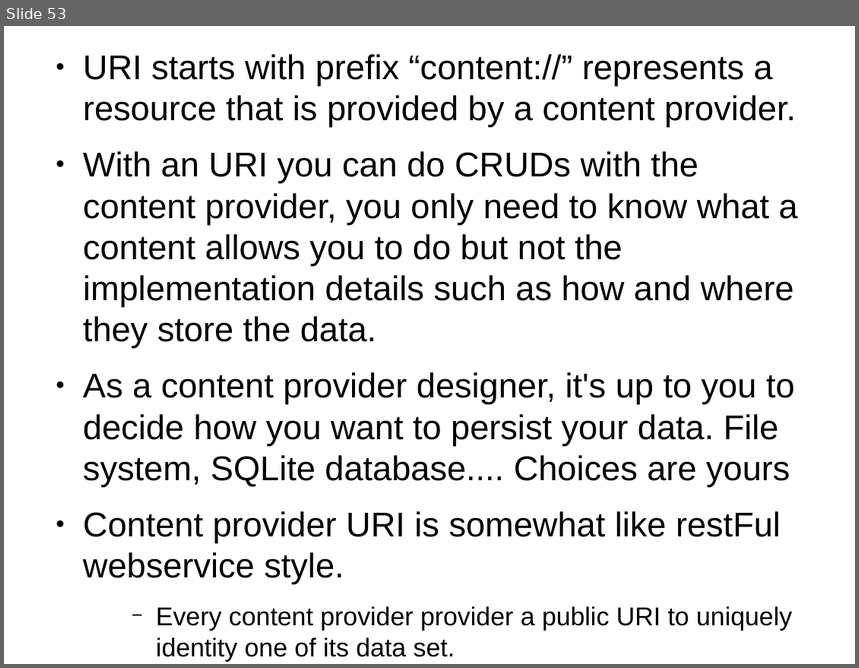
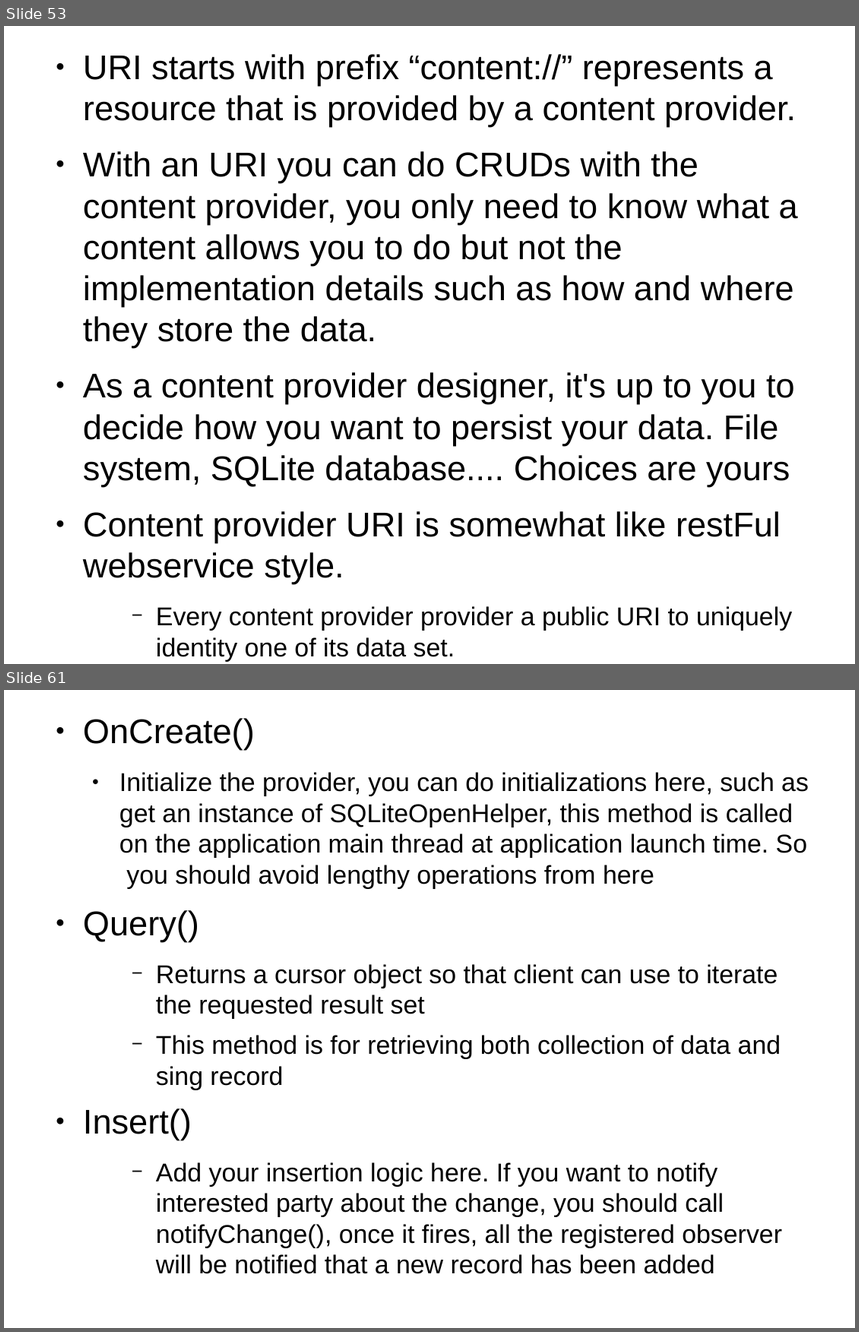
Before and after one commit to thegreatdao/testa, a slide deck: assets/android2.odp. Shown one above the other, each under a label of ours: slide 53 before the commit, slides 53 and 61 after it; the slides between them are not shown. The pictures are 859x668 and 859x1332 pixels, drawn with LibreOffice and Linux fonts; fonts in the diff are those of the drawing. Boxes give left, top, right and bottom in pixels: in the first picture for what was removed or moved away, otherwise in the second. Text is boxed around its words. In the diff, an @@ line names an element or a change of style, - is before the commit and + after.

Commit message:
added content provider description need to add example

```diff
--- a/assets/android2.odp
+++ b/assets/android2.odp
@@ slide 61 added at [4, 690, 855, 1328], background #FFFFFF @@
@@ text added at [83, 718, 809, 1274], 24 pt, text #000000 @@
+● OnCreate()
+  ● Initialize the provider, you can do initializations here, such as get an instance of SQLiteOpenHelper, this method is called on the application main thread at application launch time. So you should avoid lengthy operations from here
+● Query()
+    − Returns a cursor object so that client can use to iterate the requested result set
+    − This method is for retrieving both collection of data and sing record
+● Insert()
+    − Add your insertion logic here. If you want to notify interested party about the change, you should call notifyChange(), once it fires, all the registered observer will be notified that a new record has been added
```
Also in this commit, not shown: 1 slide changed, 9 other slides added, 4 other files.
